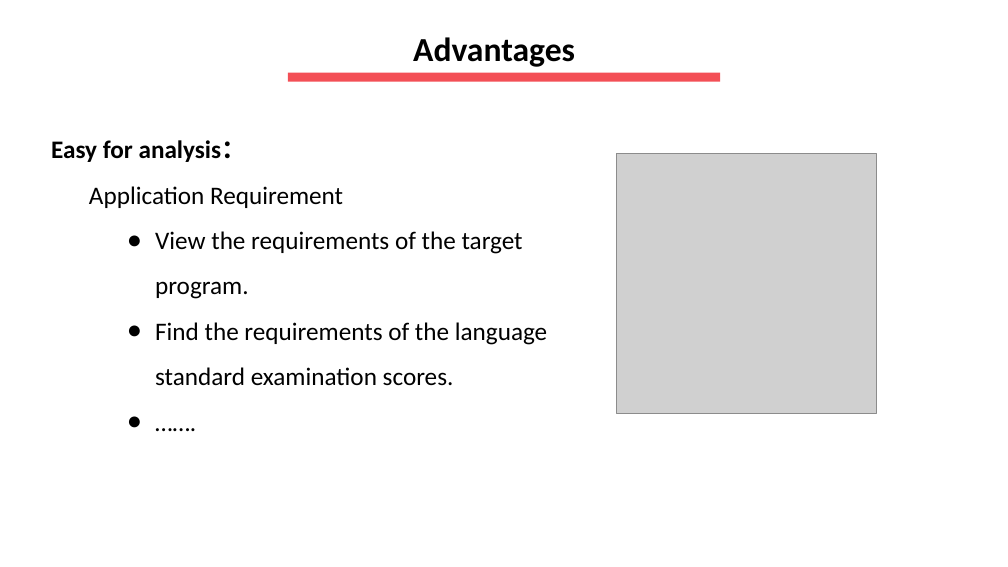
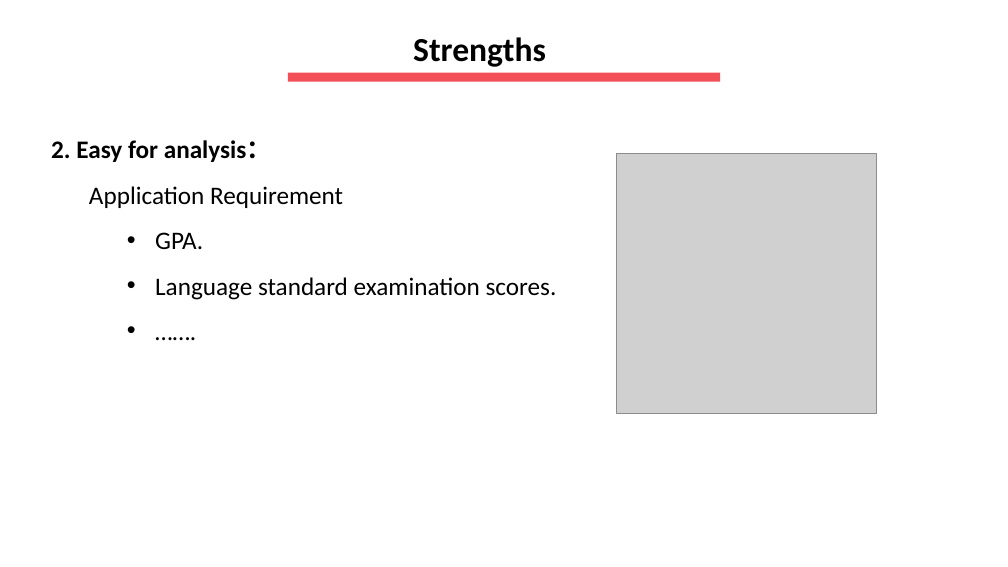
Before and after one commit to hansheng-zhang/EduSpark, a slide deck: slide 3 of Powerpoints/Part 1.pptx. Drawn at 1008x567 pixels with LibreOffice and Linux fonts; fonts in the diff are those of the drawing; grey boxes stand for pictures. Boxes give left, top, right and bottom in pixels: in the first picture for what was removed or moved away, otherwise in the second. Text is boxed around its words. In the diff, an @@ line names an element or a change of style, - is before the commit and + after.

```diff
--- a/Powerpoints/Part 1.pptx
+++ b/Powerpoints/Part 1.pptx
@@ text at (x1=413, y1=37, x2=546, y2=67): text changed @@
-  Advantages
+  Strengths
@@ text "2. Easy for analysis：" at (x1=51, y1=140, x2=557, y2=300): bullet ● to • @@
@@ text at (x1=51, y1=140, x2=272, y2=162): text changed @@
-Easy for analysis：
+2. Easy for analysis：
@@ text at (x1=155, y1=232, x2=557, y2=300): text changed @@
-    ● View the requirements of the target program.
-    ● Find the requirements of the language standard examination scores.
+    • GPA.
+    • Language standard examination scores.
```
Also in this commit, not shown: 4 other slides changed, 17 other files.
